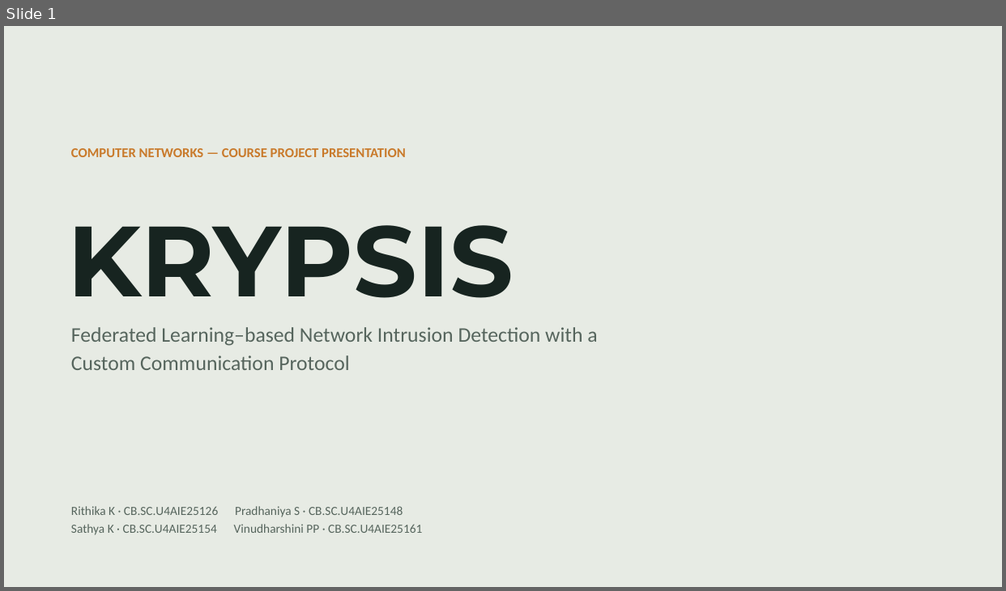
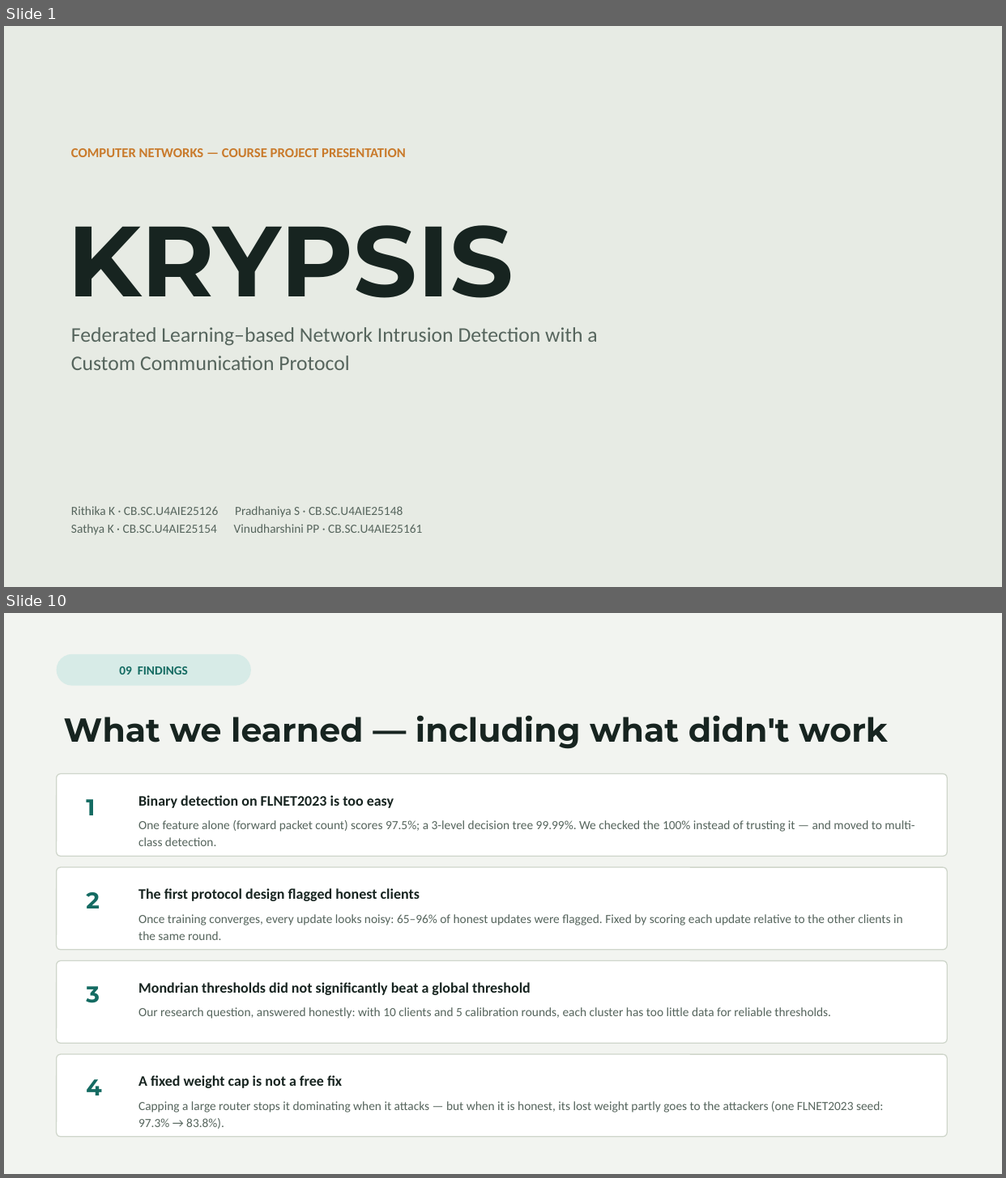
Before and after one commit to Vinudharshini18/Krypsis-A-network-intrusion-detection-system, a slide deck: presentation/Krypsis_Presentation.pptx. Shown one above the other, each under a label of ours: slide 1 before the commit, slides 1 and 10 after it; the slides between them are not shown. The pictures are 1006x591 and 1006x1178 pixels, drawn with LibreOffice and Linux fonts; fonts in the diff are those of the drawing. Boxes give left, top, right and bottom in pixels: in the first picture for what was removed or moved away, otherwise in the second. Text is boxed around its words. In the diff, an @@ line names an element or a change of style, - is before the commit and + after.

Commit message:
Add improved defenses, backdoor attack and NSL-KDD replication
- protocol.py: per-client weight cap and trimmed-mean second check for
  flagged updates
- defense_experiment.py: none / v1 / v2 / v2-Mondrian policies under
  label flipping and backdoor attacks, on FLNET2023 (5 seeds) and
  NSL-KDD (10 seeds); 120 runs, resumable
- preprocess_nslkdd.py + data/NSL-KDD: NSL-KDD restored as a
  replication dataset with a 10-client Dirichlet split
- multiclass.py: 11-class detection (results pending)
- Slides rebuilt from results files (10 slides); handbook script
  rewritten (PDF not yet regenerated)
- README: Phase 9 results, including the weight cap's downside and the
  backdoor failing on FLNET2023

```diff
--- a/presentation/Krypsis_Presentation.pptx
+++ b/presentation/Krypsis_Presentation.pptx
@@ slide 10 added at (4,613,1002,1174), background #FFFFFF @@
@@ rectangle added at (4,613,1002,1174), fill #F2F4F0 @@
@@ rounded rectangle added at (57,654,251,686), fill #D7EBE7, 12 pt, text #146B62, bold @@
+09 FINDINGS
@@ text added at (64,715,887,749), 32 pt, text #172420, bold @@
+What we learned — including what didn't work
@@ rounded rectangle added at (57,774,948,856), fill #FFFFFF, outline #CFD6CB 1 pt @@
@@ text added at (86,799,95,815), 22 pt, text #146B62, bold @@
+1
@@ text added at (138,795,394,808), 14 pt, text #172420, bold @@
+Binary detection on FLNET2023 is too easy
@@ text added at (138,820,914,846), 12 pt, text #56655D @@
+One feature alone (forward packet count) scores 97.5%; a 3-level decision tree 99.99%. We checked the 100% instead of trusting it — and moved to multi-class detection.
@@ rounded rectangle added at (57,867,948,950), fill #FFFFFF, outline #CFD6CB 1 pt @@
@@ text added at (86,892,100,909), 22 pt, text #146B62, bold @@
+2
@@ text added at (138,888,420,901), 14 pt, text #172420, bold @@
+The first protocol design flagged honest clients
@@ text added at (138,914,903,940), 12 pt, text #56655D @@
+Once training converges, every update looks noisy: 65–96% of honest updates were flagged. Fixed by scoring each update relative to the other clients in the same round.
@@ rounded rectangle added at (57,961,948,1043), fill #FFFFFF, outline #CFD6CB 1 pt @@
@@ text added at (86,986,100,1003), 22 pt, text #146B62, bold @@
+3
@@ text added at (138,982,530,995), 14 pt, text #172420, bold @@
+Mondrian thresholds did not significantly beat a global threshold
@@ text added at (138,1007,831,1019), 12 pt, text #56655D @@
+Our research question, answered honestly: with 10 clients and 5 calibration rounds, each cluster has too little data for reliable thresholds.
@@ rounded rectangle added at (57,1054,948,1137), fill #FFFFFF, outline #CFD6CB 1 pt @@
@@ text added at (86,1080,101,1096), 22 pt, text #146B62, bold @@
+4
@@ text added at (138,1076,342,1088), 14 pt, text #172420, bold @@
+A fixed weight cap is not a free fix
@@ text added at (138,1101,884,1129), 12 pt, text #56655D @@
+Capping a large router stops it dominating when it attacks — but when it is honest, its lost weight partly goes to the attackers (one FLNET2023 seed: 97.3% → 83.8%).
```
Also in this commit, not shown: 6 slides changed, 2 other slides added, 1 slide removed, 11 other files.
